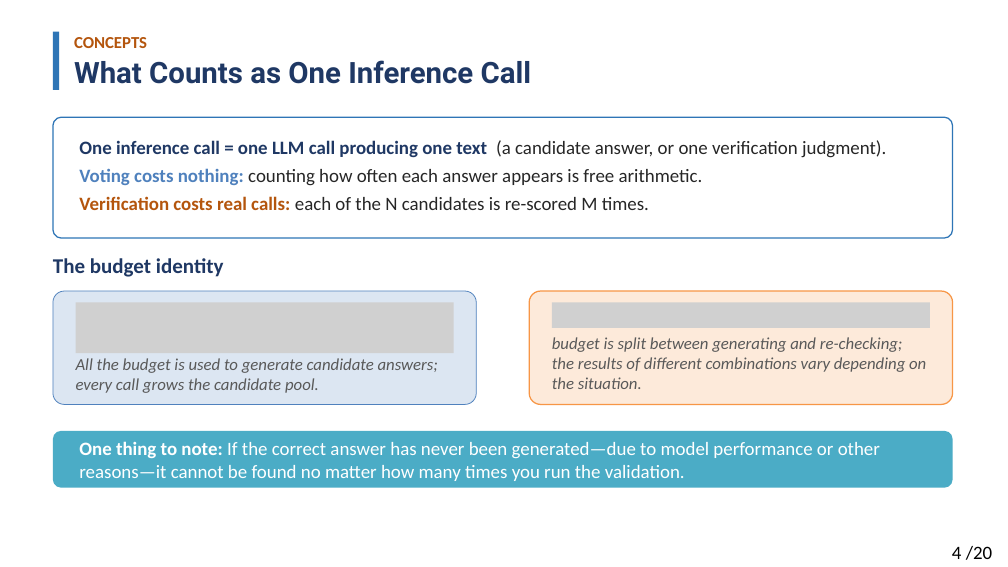
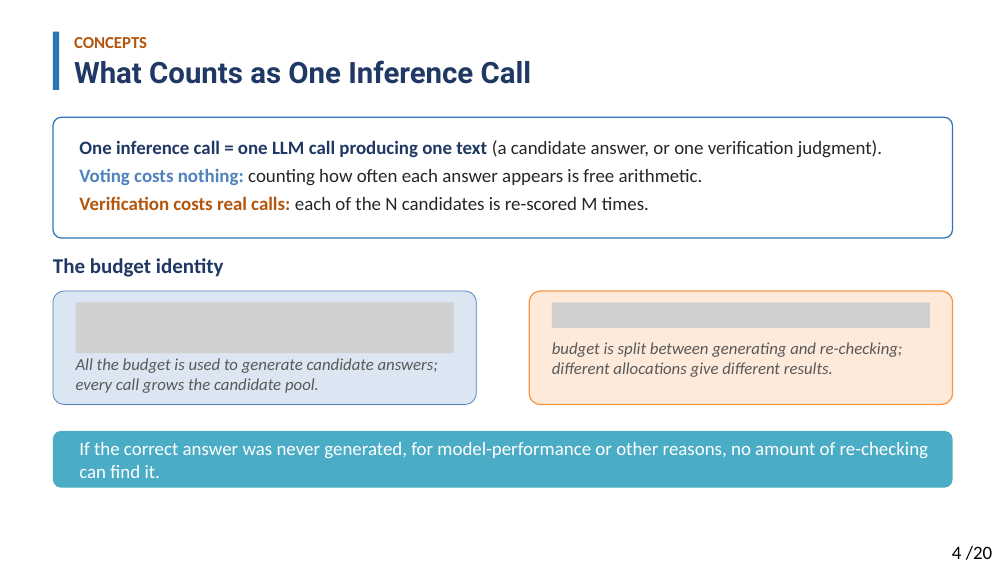
Before and after one commit to Solitus0726/search-vs-verify-course, a slide deck: slide 4 of slides/lecture_slides.pptx. Drawn at 1008x567 pixels with LibreOffice and Linux fonts; fonts in the diff are those of the drawing; grey boxes stand for pictures. Boxes give left, top, right and bottom in pixels: in the first picture for what was removed or moved away, otherwise in the second. Text is boxed around its words. In the diff, an @@ line names an element or a change of style, - is before the commit and + after.

```diff
--- a/slides/lecture_slides.pptx
+++ b/slides/lecture_slides.pptx
@@ text "One inference call = one ..." rewrapped from bbox=[79, 140, 886, 210] to bbox=[79, 140, 882, 210] @@
@@ text at bbox=[552, 362, 833, 377]: text changed @@
-the results of different combinations vary depending on the situation.
+different allocations give different results.
@@ text at bbox=[79, 442, 928, 478]: text changed @@
-One thing to note: If the correct answer has never been generated—due to model performance or other reasons—it cannot be found no matter how many times you run the validation.
+If the correct answer was never generated, for model-performance or other reasons, no amount of re-checking can find it.
```
Also in this commit, not shown: 17 other slides changed, 1 other file.
